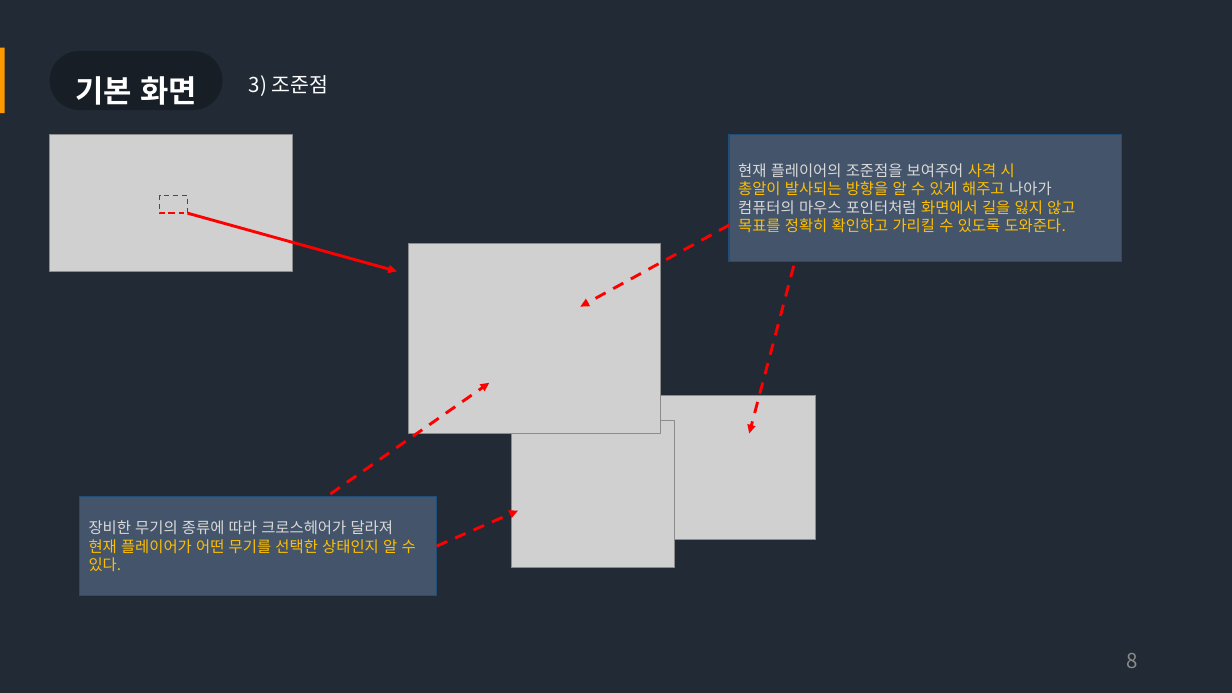
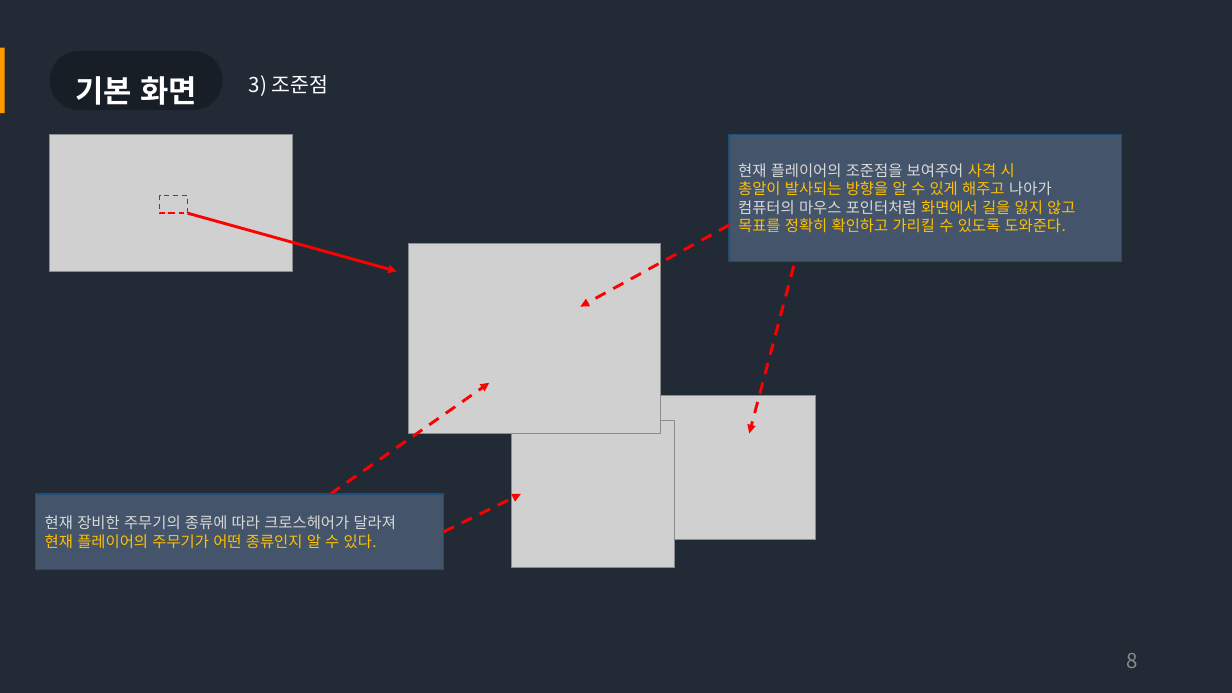
Before and after one commit to Bumizi/GameDesign, a slide deck: slide 8 of 3-1 기획 포트폴리오 작성/PUBG 전투 UI 역기획서.pptx. Drawn at 1232x693 pixels with LibreOffice and Linux fonts; fonts in the diff are those of the drawing; grey boxes stand for pictures. Boxes give left, top, right and bottom in pixels: in the first picture for what was removed or moved away, otherwise in the second. Text is boxed around its words. In the diff, an @@ line names an element or a change of style, - is before the commit and + after.

```diff
--- a/3-1 기획 포트폴리오 작성/PUBG 전투 UI 역기획서.pptx
+++ b/3-1 기획 포트폴리오 작성/PUBG 전투 UI 역기획서.pptx
@@ rectangle "현재 장비한 주무기의 종류에 따라 ...": place and size @@
-rectangle "현재 장비한 주무기의 종류에 따라 ..." at <box>79,497,437,596</box>
+rectangle "현재 장비한 주무기의 종류에 따라 ..." at <box>36,494,444,570</box>
@@ arrow moved from (437, 546) - (518, 511) to (444, 532) - (521, 494) @@
@@ text in rectangle at <box>45,515,396,548</box>: text changed; text colour #FFC000 to #D9D9D9 @@
-장비한 무기의 종류에 따라 크로스헤어가 달라져
-현재 플레이어가 어떤 무기를 선택한 상태인지 알 수 있다.
+현재 장비한 주무기의 종류에 따라 크로스헤어가 달라져
+현재 플레이어의 주무기가 어떤 종류인지 알 수 있다.
```
Also in this commit, not shown: 3 other slides changed, 2 slides added, 1 other file.
